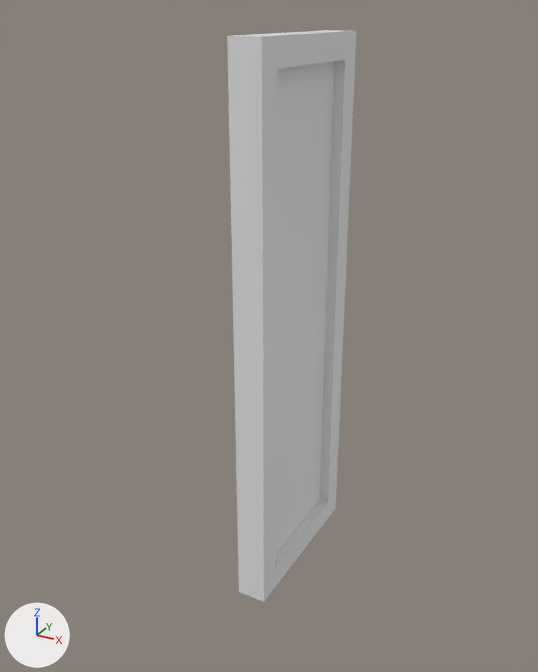
Before and after pictures for a commit that changed the FBX model Assets/ART/Meshes/Props/window.fbx.
The view is the same before and after, from a 50 mm camera at (1.27, -2.91, 2.33) aimed at (-0.04, -0.52, 1.13). Every picture has the same lights, and +X, +Y and +Z are marked at lower left.

Names of what the first picture shows: 'window'.
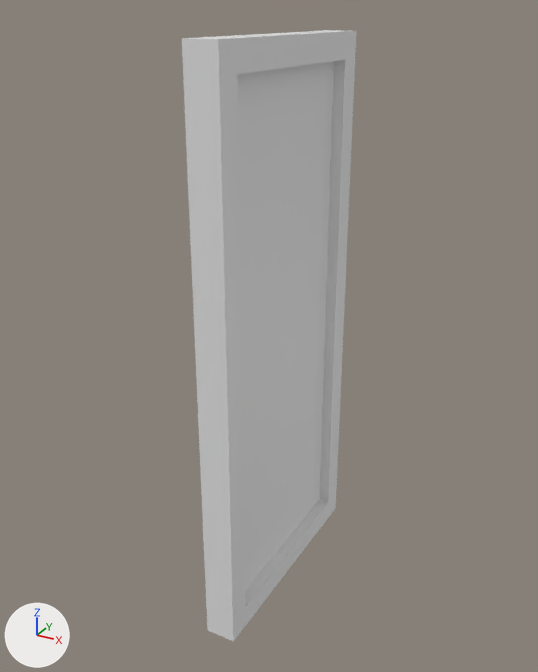
Commit message: microwave + window v2 +wc

Where the change shows, as pixel boxes (x1, y1, x2, y2) in the pictures (538 x 672 px; the box of a moved part takes in the faces that stretch with it):
'window', reshaped (35% wider, 7% taller): before (227, 30, 356, 602); after (182, 30, 356, 642)
part 1 of me_cube, moved or reshaped: before (227, 35, 279, 602); after (182, 35, 279, 642)

Patch to the scene script:
```diff
--- a/Assets/ART/Meshes/Props/window.fbx.py
+++ b/Assets/ART/Meshes/Props/window.fbx.py
@@ me_cube @@
 me_cube.from_pydata(...)  # 40 vertices, 38 faces; spans x -0.06..0.06, y -0.75..0.0, z 0.0..2.25
 # used by ob_window; location = (0.0, 0.0, 0.0)
+# me_cube part 1: all 20 vertices in x -0.06..0.06, y -0.75..-0.65, z 0.0..2.25 are moved by (0.0, -0.25, 0.0)
 me_cube.materials.append(mat_window)
```
